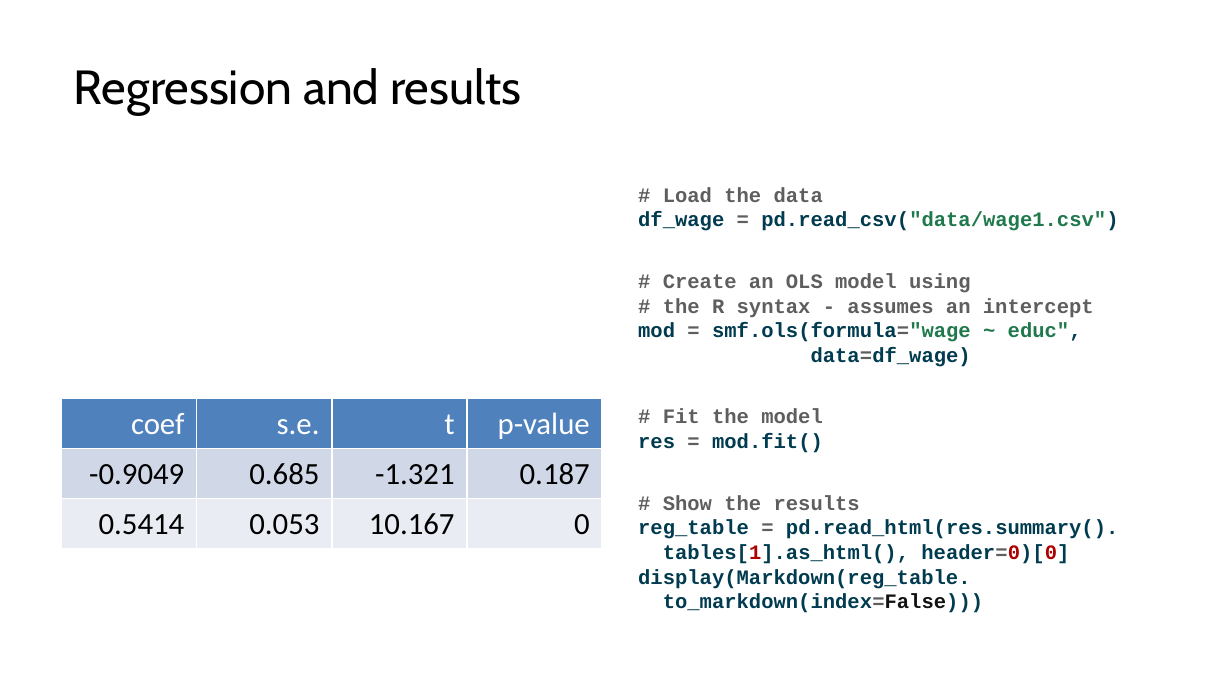
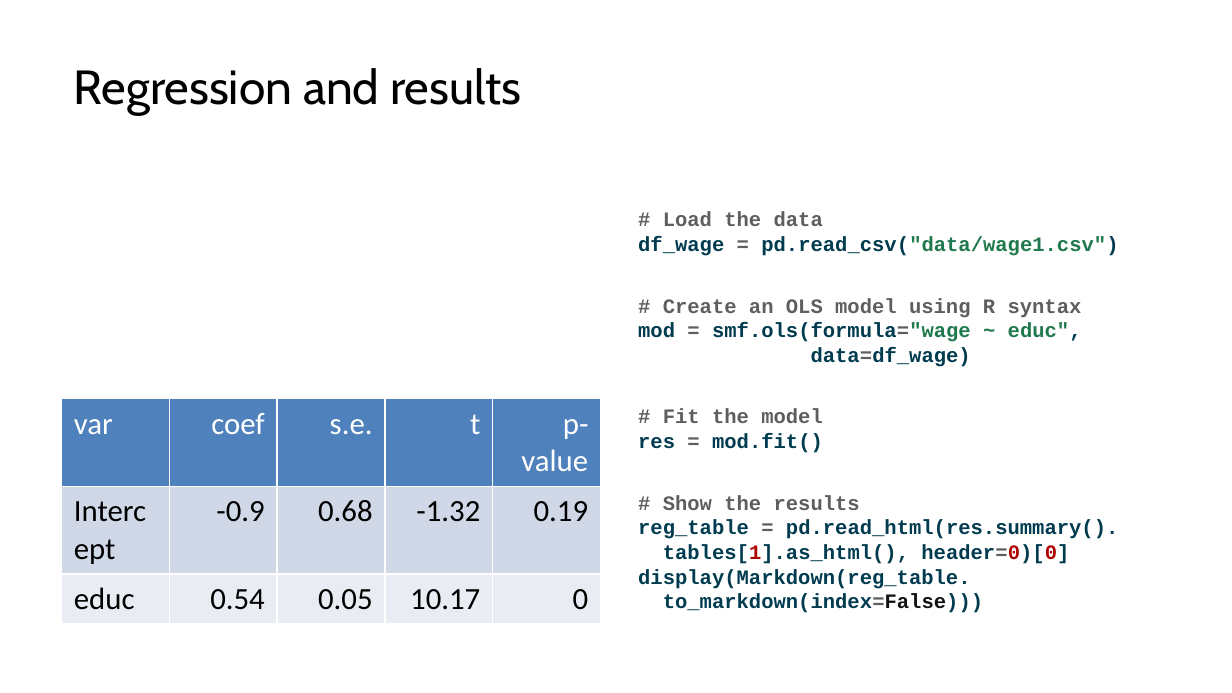
Before and after one commit to lucas-a-meyer/using-quarto, a slide deck: slide 15 of docs/presentation.pptx. Drawn at 1232x693 pixels with LibreOffice and Linux fonts; fonts in the diff are those of the drawing. Boxes give left, top, right and bottom in pixels: in the first picture for what was removed or moved away, otherwise in the second. Text is boxed around its words. In the diff, an @@ line names an element or a change of style, - is before the commit and + after.

```diff
--- a/docs/presentation.pptx
+++ b/docs/presentation.pptx
@@ text at (638,212,1118,613): text changed @@
-# Load the data
-df_wage = pd.read_csv("data/wage1.csv")
-# Create an OLS model using
-# the R syntax - assumes an intercept
-mod = smf.ols(formula="wage ~ educ",
-data=df_wage)
-# Fit the model
-res = mod.fit()
-# Show the results
-reg_table = pd.read_html(res.summary().
-tables[1].as_html(), header=0)[0]
-display(Markdown(reg_table.
-to_markdown(index=False)))
+# Load the data
+df_wage = pd.read_csv("data/wage1.csv")
+# Create an OLS model using R syntax
+mod = smf.ols(formula="wage ~ educ",
+data=df_wage)
+# Fit the model
+res = mod.fit()
+# Show the results
+reg_table = pd.read_html(res.summary().
+tables[1].as_html(), header=0)[0]
+display(Markdown(reg_table.
+to_markdown(index=False)))
@@ table at (62,399,604,618) @@
-column 1: coef | -0.9049 | 0.5414
-column 2: s.e. | 0.685 | 0.053
-column 3: t | -1.321 | 10.167
-column 4: p-value | 0.187 | 0
+column 1: var | Intercept | educ
+column 2: coef | -0.9 | 0.54
+column 3: s.e. | 0.68 | 0.05
+column 4: t | -1.32 | 10.17
+column 5: p-value | 0.19 | 0
```
Also in this commit, not shown: 8 other slides changed, 27 other files.
